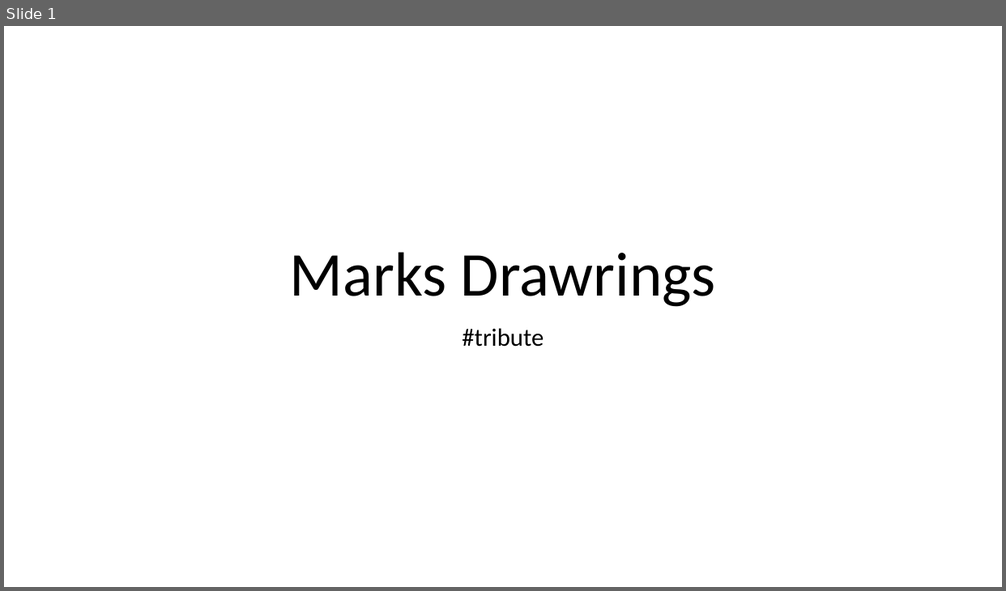
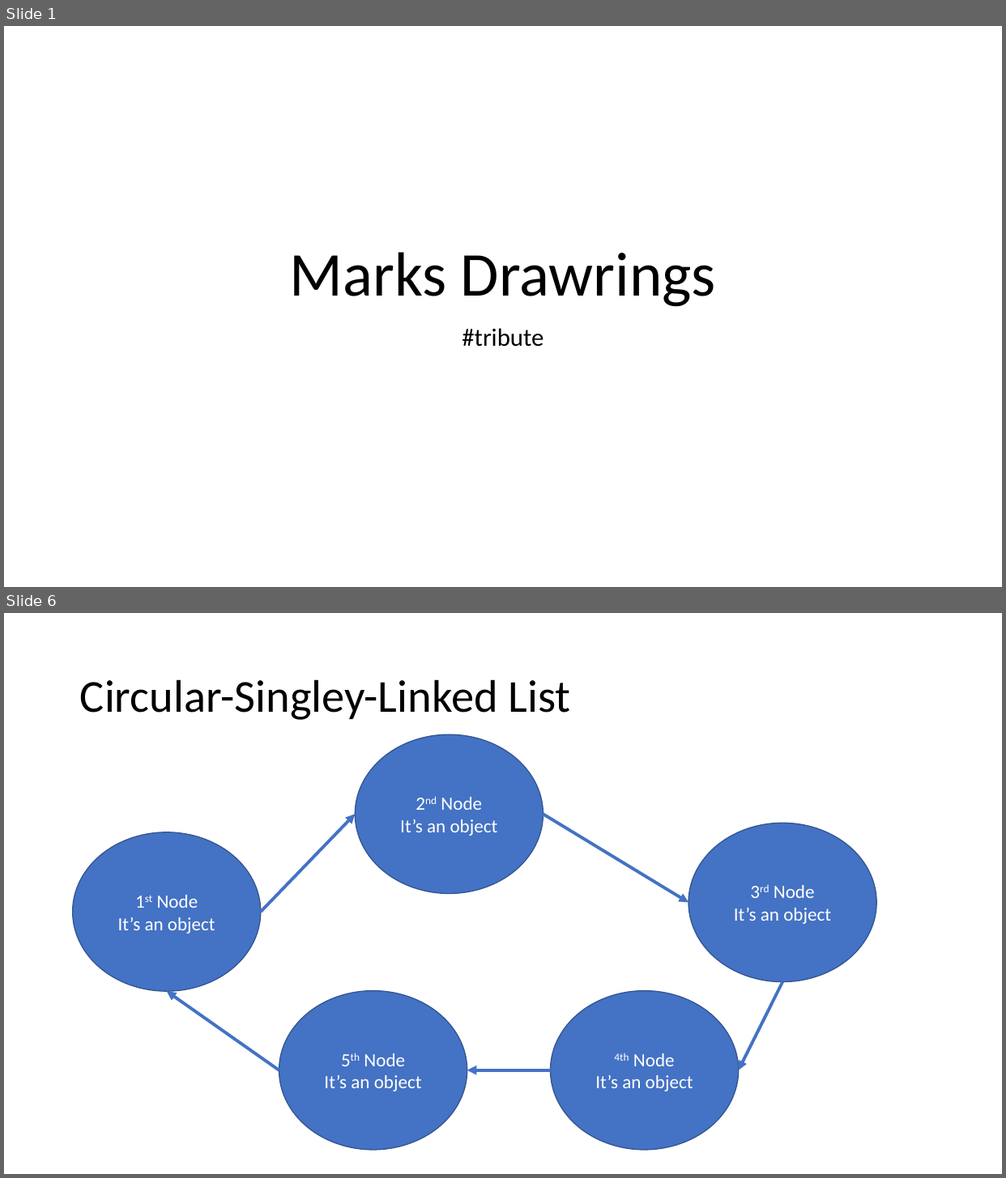
Before and after one commit to 221114-NET/trainer_code, a slide deck: resources/MarksDrawrings.pptx. Shown one above the other, each under a label of ours: slide 1 before the commit, slides 1 and 6 after it; the slides between them are not shown. The pictures are 1006x591 and 1006x1178 pixels, drawn with LibreOffice and Linux fonts; fonts in the diff are those of the drawing. Boxes give left, top, right and bottom in pixels: in the first picture for what was removed or moved away, otherwise in the second. Text is boxed around its words. In the diff, an @@ line names an element or a change of style, - is before the commit and + after.

```diff
--- a/resources/MarksDrawrings.pptx
+++ b/resources/MarksDrawrings.pptx
@@ slide 6 added at box(4, 613, 1002, 1174), background #FFFFFF @@
@@ title added at box(80, 679, 571, 720), 44 pt, text #000000 @@
+Circular-Singley-Linked List
@@ ellipse added at box(355, 735, 543, 893), fill #4472C4, outline #325491 1 pt, 18 pt, text #FFFFFF @@
+2nd Node
+It’s an object
@@ arrow added from (261, 912) to (355, 815), #4472C4 3 pt @@
@@ arrow added from (543, 815) to (689, 903), #4472C4 3 pt @@
@@ ellipse added at box(689, 824, 877, 982), fill #4472C4, outline #325491 1 pt, 18 pt, text #FFFFFF @@
+3rd Node
+It’s an object
@@ ellipse added at box(73, 833, 261, 991), fill #4472C4, outline #325491 1 pt, 18 pt, text #FFFFFF @@
+1st Node
+It’s an object
@@ arrow added from (279, 1071) to (167, 992), #4472C4 3 pt @@
@@ ellipse added at box(279, 991, 467, 1150), fill #4472C4, outline #325491 1 pt, 18 pt, text #FFFFFF @@
+5th Node
+It’s an object
@@ ellipse added at box(551, 991, 739, 1150), fill #4472C4, outline #325491 1 pt, 18 pt, text #FFFFFF @@
+4th Node
+It’s an object
@@ arrow added from (782, 982) to (739, 1071), #4472C4 3 pt @@
@@ arrow added from (551, 1071) to (467, 1071), #4472C4 3 pt @@
```
Also in this commit, not shown: 1 slide changed, 2 other slides added.
